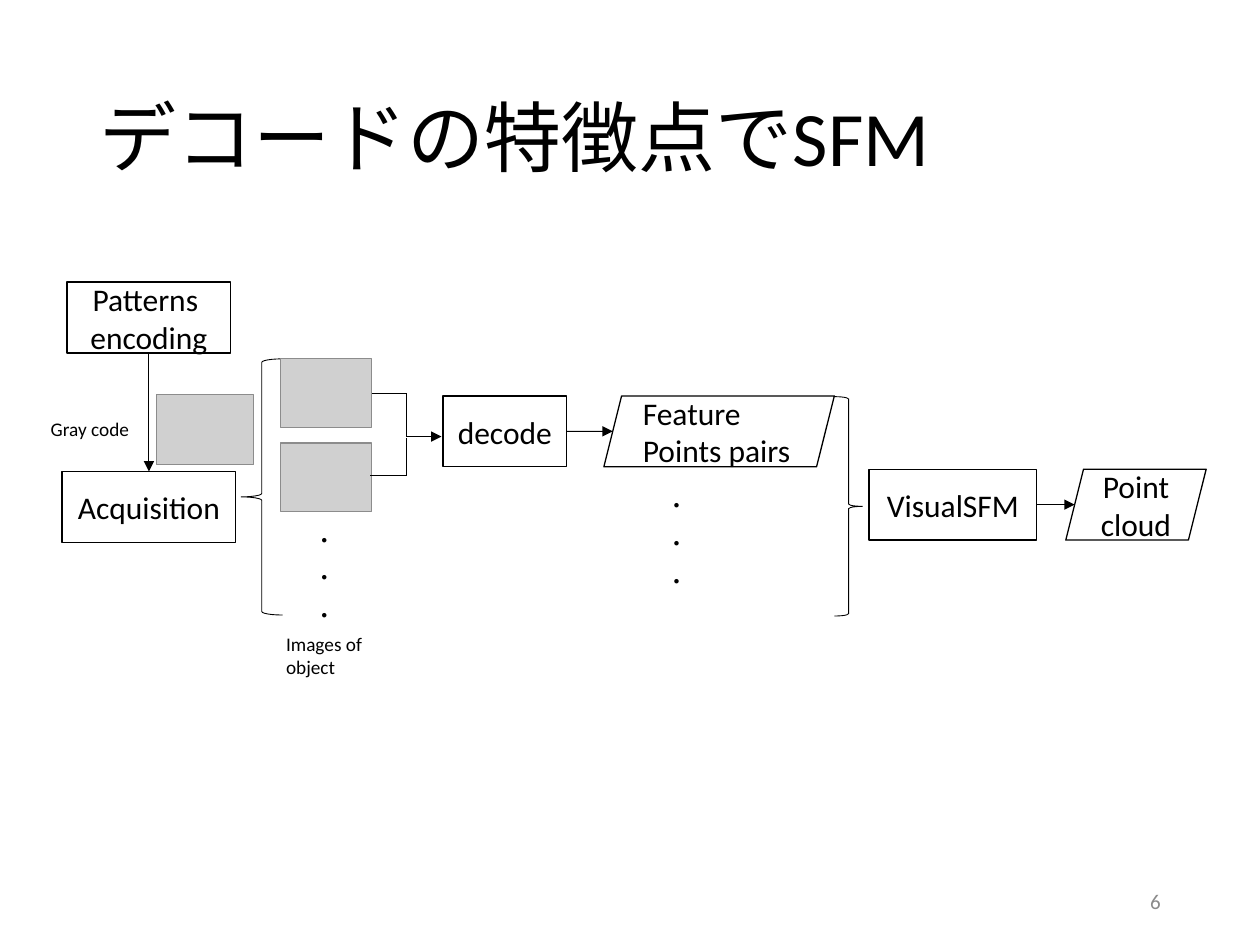
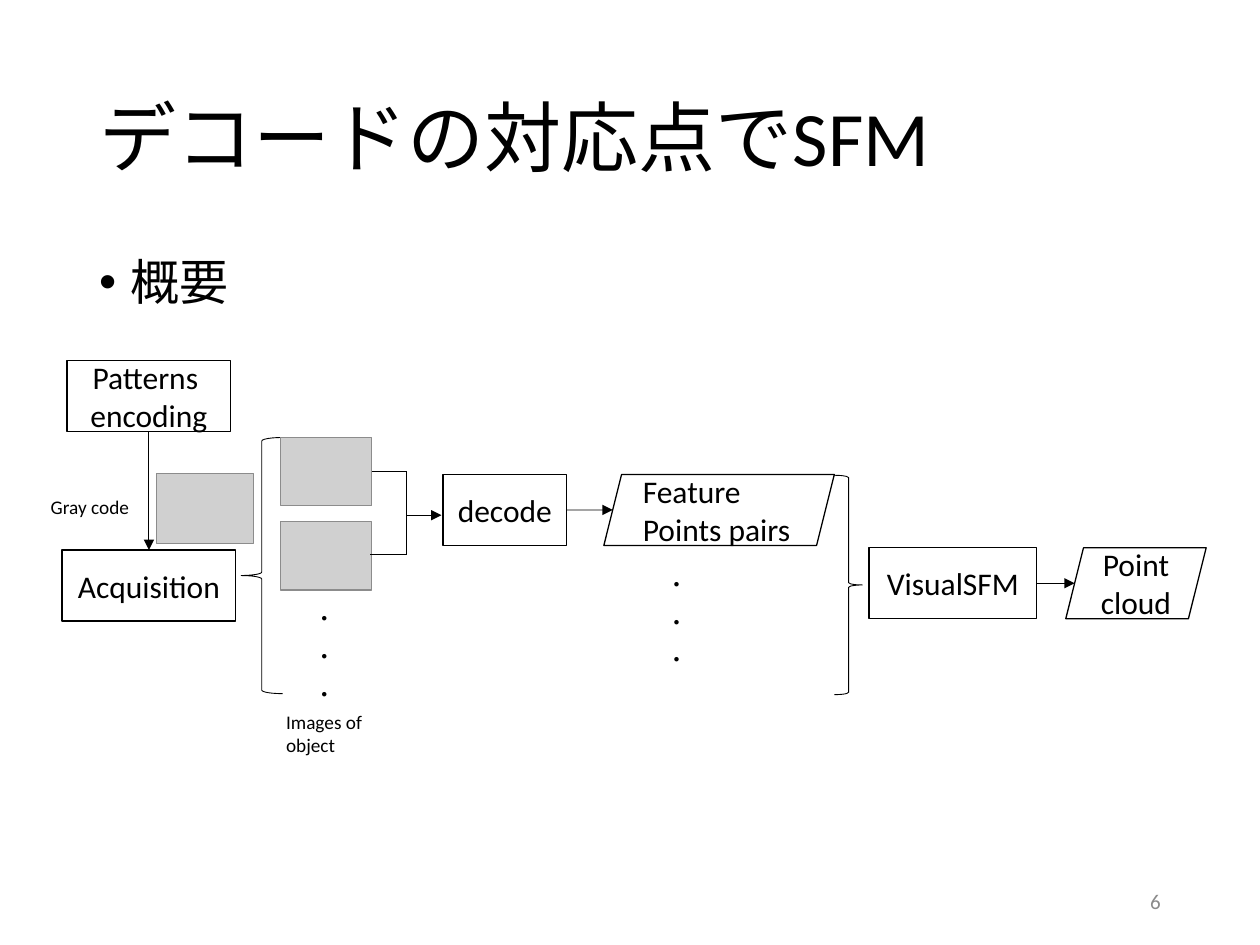
Before and after one commit to GrayMask/3dSurface2, a slide deck: slide 6 of report/report 李淳雨20170220.pptx. Drawn at 1260x945 pixels with LibreOffice and Linux fonts; fonts in the diff are those of the drawing; grey boxes stand for pictures. Boxes give left, top, right and bottom in pixels: in the first picture for what was removed or moved away, otherwise in the second. Text is boxed around its words. In the diff, an @@ line names an element or a change of style, - is before the commit and + after.

Commit message:
ppt finish

```diff
--- a/report/report 李淳雨20170220.pptx
+++ b/report/report 李淳雨20170220.pptx
@@ title at (99,100,929,172): text changed @@
-デコードの特徴点でSFM
+デコードの対応点でSFM
@@ text added at (131,258,229,304), 28 pt, text #000000 @@
+• 概要
@@ 4 rectangles, 4 texts, 3 pictures, 3 arrows, 2 parallelograms, 1 left brace, 1 right brace, 1 elbow line, 1 elbow arrow: place and size @@
-4 rectangles, 4 texts, 3 pictures, 3 arrows, 2 parallelograms, 1 left brace, 1 right brace, 1 elbow line, 1 elbow arrow at (51,282,1206,678)
+4 rectangles, 4 texts, 3 pictures, 3 arrows, 2 parallelograms, 1 left brace, 1 right brace, 1 elbow line, 1 elbow arrow at (51,360,1206,756)
```
Also in this commit, not shown: 3 other slides changed.
